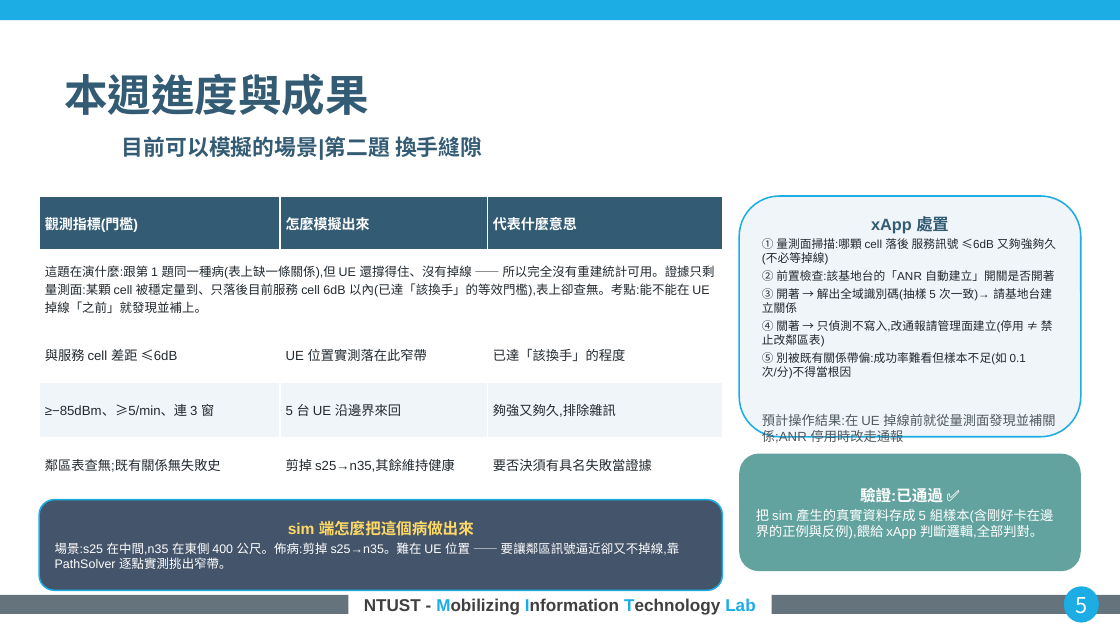
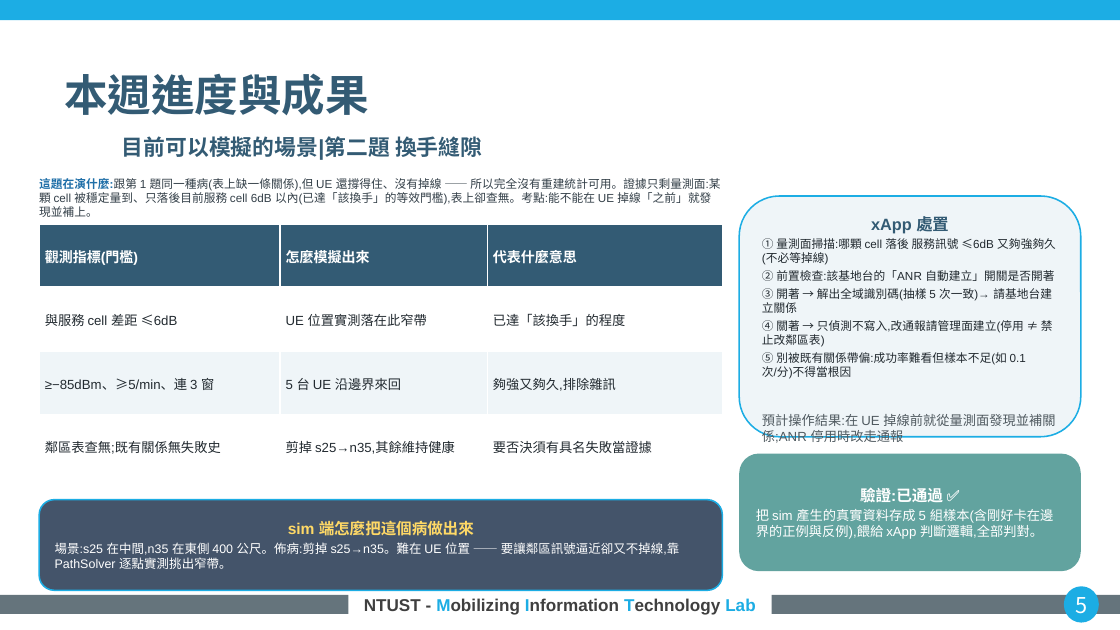
Before and after one commit to kimOuO/RAN-sim-OAI, a slide deck: slide 5 of docs/report/8_27_進度報告_v10十二題.pptx. Drawn at 1120x630 pixels with LibreOffice and Linux fonts; fonts in the diff are those of the drawing; background and template pictures are left out. Boxes give left, top, right and bottom in pixels: in the first picture for what was removed or moved away, otherwise in the second. Text is boxed around its words. In the diff, an @@ line names an element or a change of style, - is before the commit and + after.

```diff
--- a/docs/report/8_27_進度報告_v10十二題.pptx
+++ b/docs/report/8_27_進度報告_v10十二題.pptx
@@ text added at bbox=[39, 178, 720, 217], 7.5 pt, text #333F48 @@
+這題在演什麼:跟第 1 題同一種病(表上缺一條關係),但 UE 還撐得住、沒有掉線 —— 所以完全沒有重建統計可用。證據只剩量測面:某顆 cell 被穩定量到、只落後目前服務 cell 6dB 以內(已達「該換手」的等效門檻),表上卻查無。考點:能不能在 UE 掉線「之前」就發現並補上。
@@ table at bbox=[39, 224, 722, 515] @@
-row 2: 這題在演什麼:跟第 1 題同一種病(表上缺一條關係),但 UE 還撐得住、沒有掉線 —— 所以完全沒有重建統計可用。證據只剩量測面:某顆 cell 被穩定量到、只落後目前服務 cell 6dB 以內(已達「該換手」的等效門檻),表上卻查無。考點:能不能在 UE 掉線「之前」就發現並補上。 |  | 
@@ table: place and size @@
-table at bbox=[39, 196, 722, 487]
+table at bbox=[39, 224, 722, 515]
```
Also in this commit, not shown: 11 other slides changed, 4 other files.
